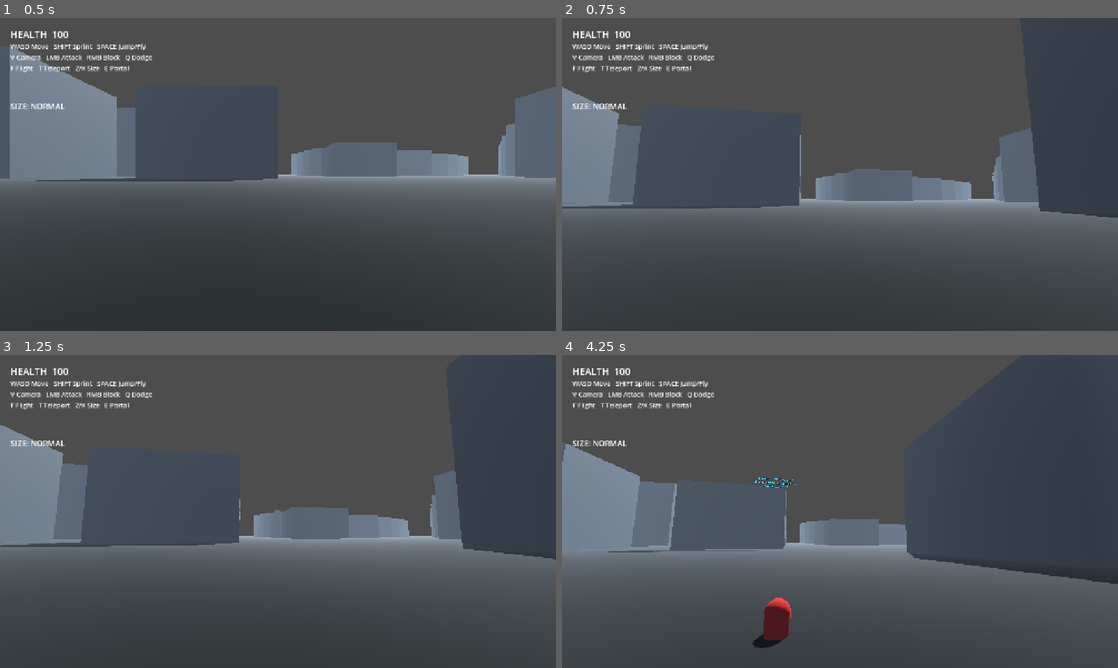
Above: before the commit, frames 1-4 (two rows, left to right).
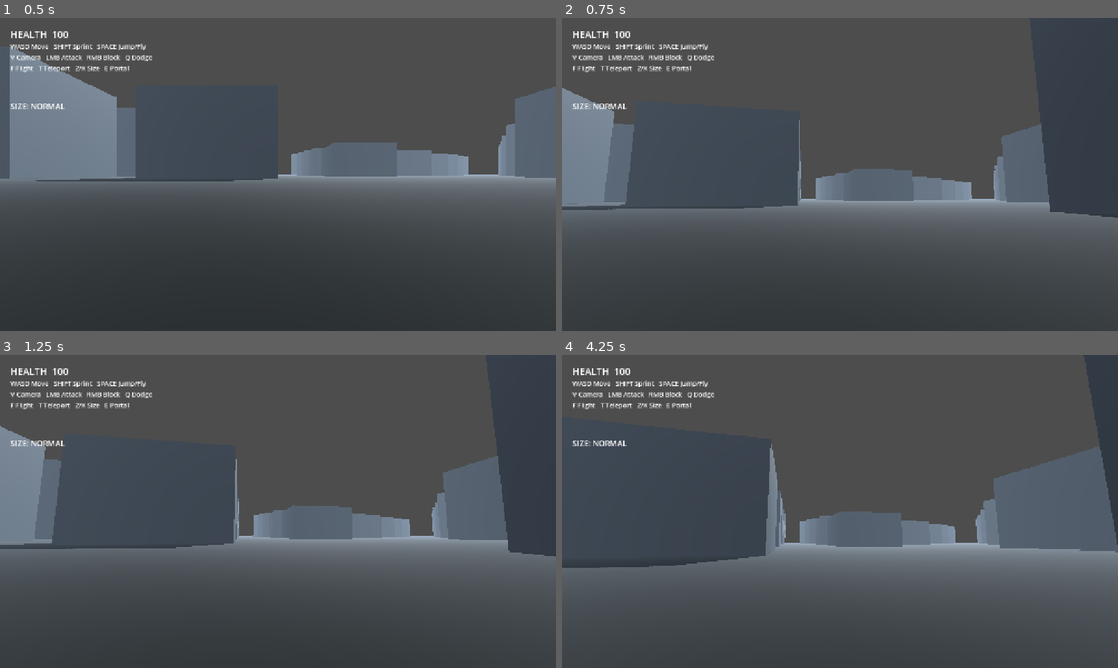
Above: after the commit, the same moments.

Repository: johnhenrystoney25/aeris
Game: Godot game, scene res://scenes/main/main.tscn
The game is run twice, just before and just after one commit, with the same random seed, the same clock (stepped at 60 frames per second) and the same inputs.
Inputs (mouse positions are in pixels of both pictures, inside the frame that each line leads up to):
- Up to frame 1 (0.5 s): no input
- Up to frame 2 (0.75 s): tap Enter at 0.5 s; move the mouse to (867, 174) at 0.52 s; hold W (move_forward) from 0.53 s (still down); tap F (ability_flight) at 0.6 s; click (867, 174) at 0.67 s
- Up to frame 3 (1.25 s): keep holding W (move_forward); tap Space (jump) at 0.77 s
- Up to frame 4 (4.25 s): keep holding W (move_forward); move the mouse to (812, 511) at 1.27 s; tap T (ability_teleport) at 1.35 s; tap Space (jump) at 1.52, 3.02, 3.77 s; move the mouse to (851, 505) at 2.02 s; click (851, 505) at 2.1 s; move the mouse to (834, 517) at 2.77 s; right-click (834, 517) at 2.85 s; click (834, 517) at 2.92 s; move the mouse to (878, 514) at 3.52 s; tap Q (dodge) at 3.6 s

Frame 1 is identical in both runs. In frame 2, 1.3% of the frame differs, in the area x 0-100%, y 22-64%; in frame 3, 5.4%; in frame 4, 20%, in the area x 0-100%, y 10-94%.

Commit message:
Fix W/S forward-backward controls

Diff:
--- a/scripts/player/player.gd
+++ b/scripts/player/player.gd
@@ -62,7 +62,10 @@
     if Input.is_action_just_pressed("dodge"):
         _dodge_timer = 0.22
 
-    var input_vec := Input.get_vector("move_left", "move_right", "move_forward", "move_back")
+    # InputMap uses move_forward/move_back for the physical W/S direction.
+    # Input.get_vector returns +Y for its second positive action, so forward
+    # must be the negative Y side of the vector before applying -Z forward.
+    var input_vec := Input.get_vector("move_left", "move_right", "move_back", "move_forward")
     var direction := (transform.basis * Vector3(input_vec.x, 0.0, input_vec.y)).normalized()
     var speed := sprint_speed if Input.is_action_pressed("sprint") else walk_speed
     speed *= lerpf(0.55, 1.35, inverse_lerp(-2.0, 2.0, size_level))
@@ -71,8 +74,6 @@
         var fly_dir := direction
         if Input.is_action_pressed("jump"):
             fly_dir.y += 1.0
-        if Input.is_action_pressed("ability_size_down"):
-            fly_dir.y -= 1.0
         velocity = fly_dir.normalized() * speed
     else:
         if not is_on_floor():
